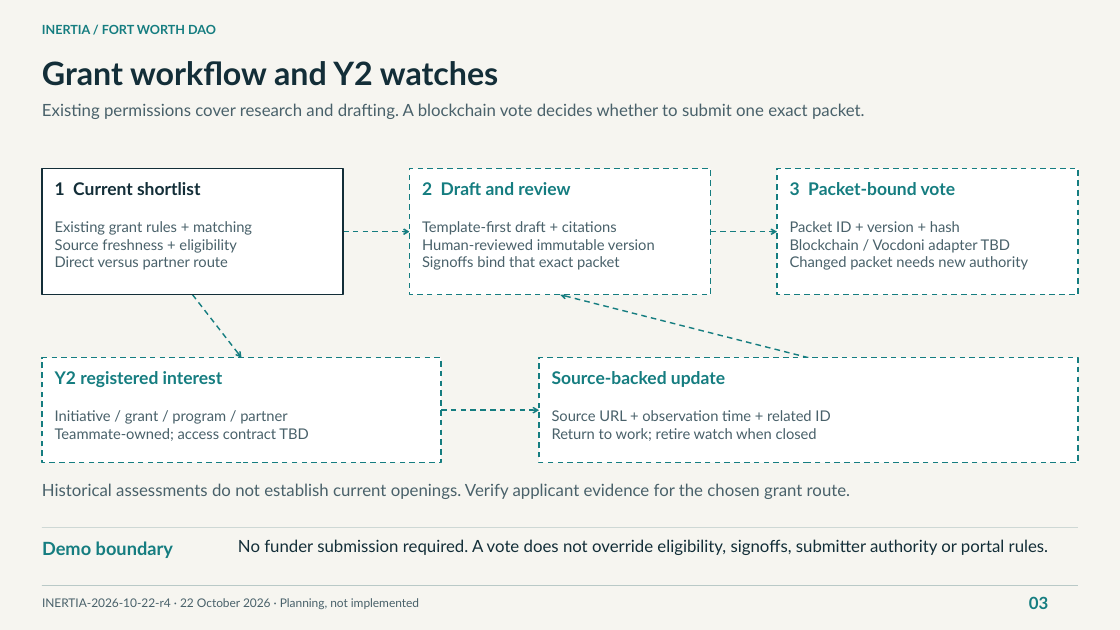
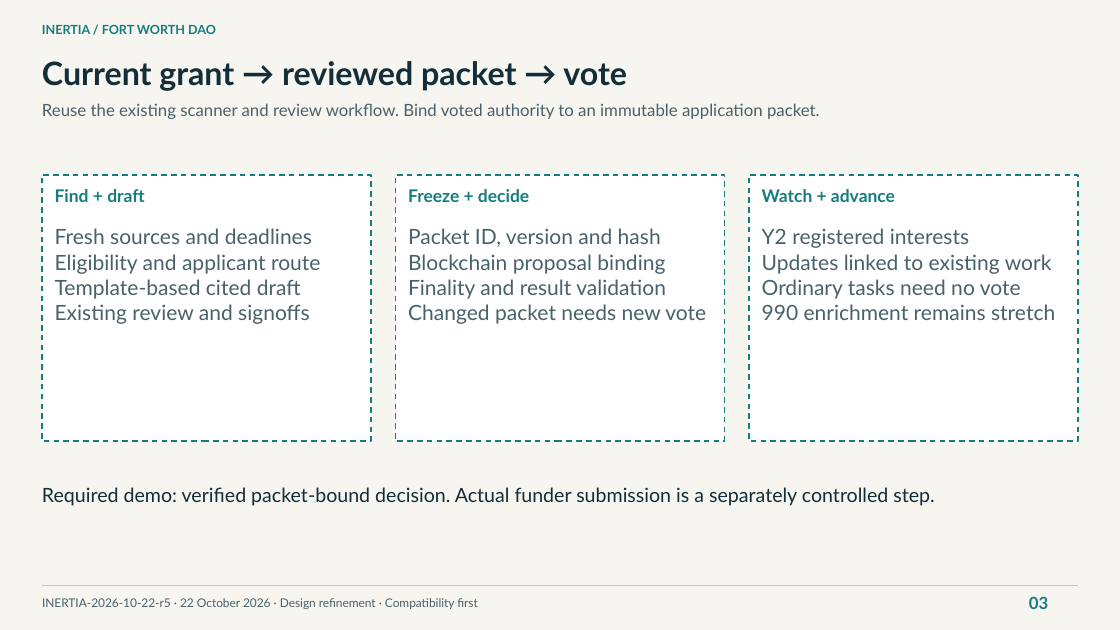
Before and after one commit to NetRxn/Inertia, a slide deck: slide 3 of Inertia-Architecture.pptx. Drawn at 1120x630 pixels with LibreOffice and Linux fonts; fonts in the diff are those of the drawing. Boxes give left, top, right and bottom in pixels: in the first picture for what was removed or moved away, otherwise in the second. Text is boxed around its words. In the diff, an @@ line names an element or a change of style, - is before the commit and + after.

Commit message:
docs: align Inertia with native Paperclip and Buzz reuse model

```diff
--- a/Inertia-Architecture.pptx
+++ b/Inertia-Architecture.pptx
@@ text at (42,61,627,91): text changed @@
-Grant workflow and Y2 watches
+Current grant → reviewed packet → vote
@@ text at (42,103,820,119): text changed @@
-Existing permissions cover research and drafting. A blockchain vote decides whether to submit one exact packet.
+Reuse the existing scanner and review workflow. Bind voted authority to an immutable application packet.
@@ rectangle: place and size @@
-rectangle at (42,357,441,462)
+rectangle at (42,175,371,441)
@@ rectangle removed at (42,169,343,295) @@
@@ rectangle: place and size @@
-rectangle at (409,169,710,295)
+rectangle at (396,175,725,441)
@@ rectangle: place and size @@
-rectangle at (777,169,1078,295)
+rectangle at (749,175,1078,441)
@@ text removed at (55,182,200,195) @@
-1 Current shortlist
@@ text added at (55,189,144,202), 18.8 pt, text #157D80, bold @@
+Find + draft
@@ text added at (408,189,529,202), 18.8 pt, text #157D80, bold @@
+Freeze + decide
@@ text removed at (422,182,570,195) @@
-2 Draft and review
@@ text added at (762,189,895,202), 18.8 pt, text #157D80, bold @@
+Watch + advance
@@ text removed at (790,182,956,195) @@
-3 Packet-bound vote
@@ text removed at (55,221,252,270) @@
-Existing grant rules + matching
-Source freshness + eligibility
-Direct versus partner route
@@ text added at (55,228,320,324), 22.5 pt, text #49616A @@
+Fresh sources and deadlines
+Eligibility and applicant route
+Template-based cited draft
+Existing review and signoffs
@@ arrow removed from (343, 232) to (409, 232) @@
@@ text at (408,228,706,324): text changed; size 15.8 to 22.5 pt @@
-Packet ID + version + hash
-Blockchain / Vocdoni adapter TBD
-Changed packet needs new authority
+Packet ID, version and hash
+Blockchain proposal binding
+Finality and result validation
+Changed packet needs new vote
@@ text removed at (422,221,655,270) @@
-Template-first draft + citations
-Human-reviewed immutable version
-Signoffs bind that exact packet
@@ arrow removed from (710, 232) to (777, 232) @@
@@ text added at (762,228,1055,320), 22.5 pt, text #49616A @@
+Y2 registered interests
+Updates linked to existing work
+Ordinary tasks need no vote
+990 enrichment remains stretch
@@ arrow removed from (192, 295) to (241, 357) @@
@@ arrow removed from (808, 357) to (560, 295) @@
@@ rectangle removed at (539,357,1078,462) @@
@@ text removed at (55,371,223,387) @@
-Y2 registered interest
@@ text removed at (552,371,725,387) @@
-Source-backed update
@@ text removed at (55,410,308,441) @@
-Initiative / grant / program / partner
-Teammate-owned; access contract TBD
@@ arrow removed from (441, 410) to (539, 410) @@
@@ text removed at (552,410,830,441) @@
-Source URL + observation time + related ID
-Return to work; retire watch when closed
@@ text removed at (42,483,850,499) @@
-Historical assessments do not establish current openings. Verify applicant evidence for the chosen grant route.
@@ text added at (42,487,934,506), 21 pt, text #132E38 @@
+Required demo: verified packet-bound decision. Actual funder submission is a separately controlled step.
@@ rectangle removed at (42,527,1078,527) @@
@@ text removed at (238,539,1049,555) @@
-No funder submission required. A vote does not override eligibility, signoffs, submitter authority or portal rules.
@@ text removed at (42,541,173,558) @@
-Demo boundary
@@ text at (42,598,478,609): text changed @@
-INERTIA-2026-10-22-r4 · 22 October 2026 · Planning, not implemented
+INERTIA-2026-10-22-r5 · 22 October 2026 · Design refinement · Compatibility first
```
Also in this commit, not shown: 1 other slide changed, 5 slides added, 5 slides removed, 5 other files.
